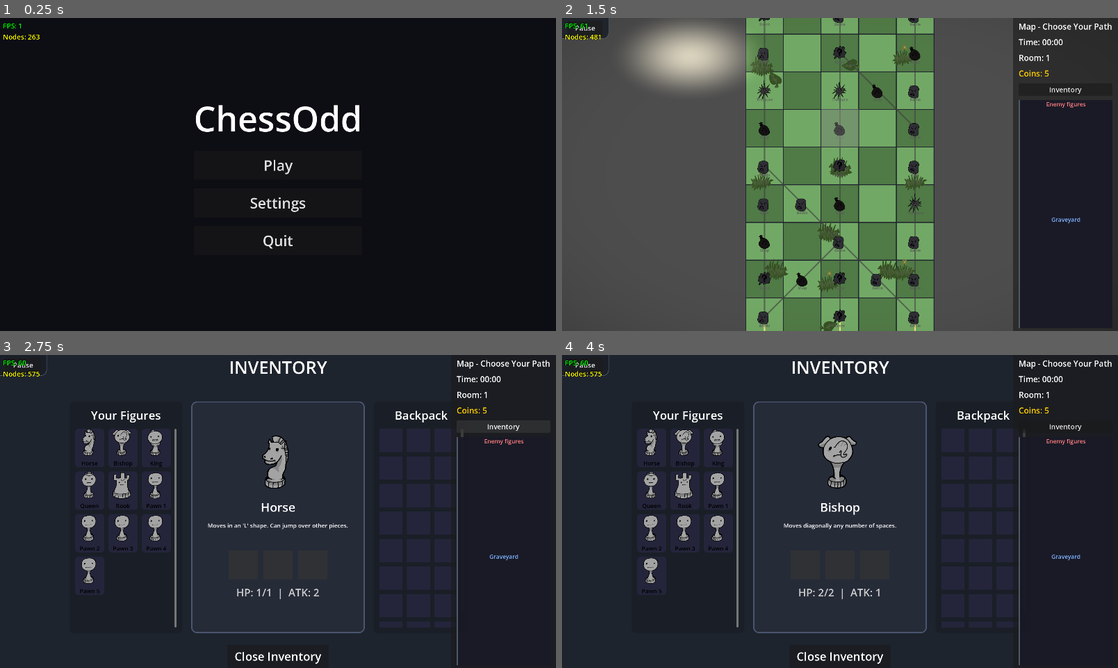
Above: before the commit, frames 1-4 (two rows, left to right).
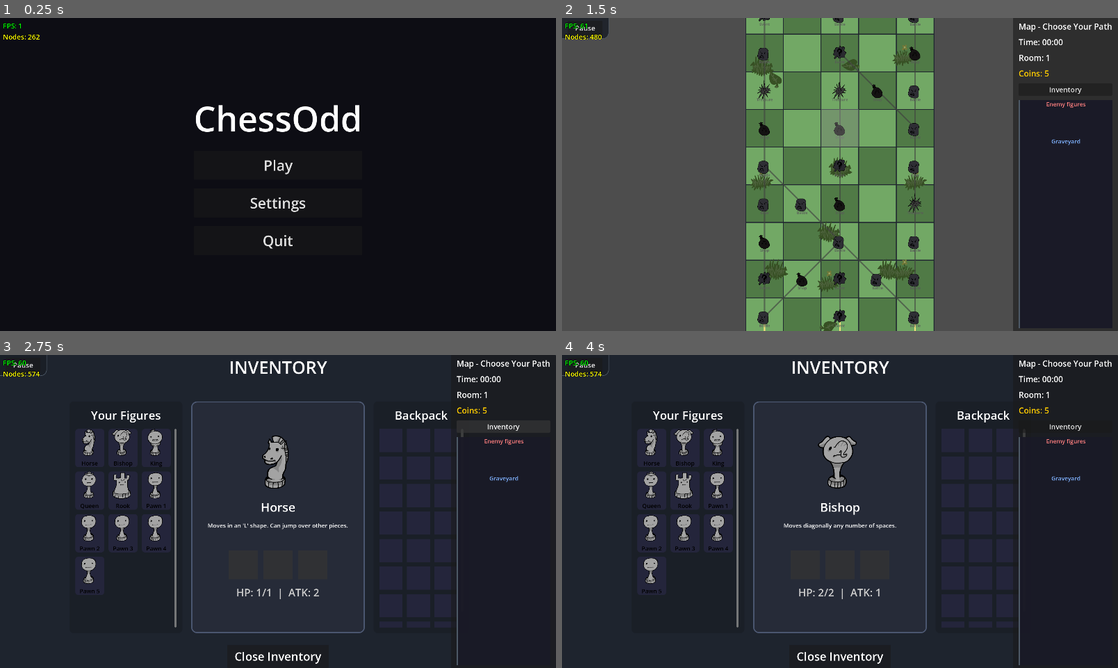
Above: after the commit, the same moments.

Repository: VAXVORTEX/Chessodd
Game: Godot game, scene res://Main.tscn
The game is run twice, just before and just after one commit, with the same random seed, the same clock (stepped at 60 frames per second) and the same inputs.
Inputs (mouse positions are in pixels of both pictures, inside the frame that each line leads up to):
- Up to frame 1 (0.25 s): no input
- Up to frame 2 (1.5 s): click "Play" at 0.5 s; click "Slot 1 - Empty" at 1.25 s
- Up to frame 3 (2.75 s): click "Inventory" at 2 s
- Up to frame 4 (4 s): click (650, 442) at 2.77 s; click (684, 442) at 3.52 s

The runs differ from the first frame. In frame 1, less than 0.1% of the frame differs, in the area x 6-8%, y 5-7%; in frame 2, 3.8%, in the area x 6-94%, y 1-66%; in frame 3, less than 0.1%; in frame 4, less than 0.1%.

Commit message:
fix: rename My figures to Your figures, fix graveyard spacing, fix HP/ATK text formatting, remove light shader

Diff:
--- a/Main.gd
+++ b/Main.gd
@@ -161,32 +161,7 @@
 	world_env.environment = env
 	add_child(world_env)
 
-	canvas_modulate = CanvasModulate.new()
-	var light_shader = ShaderMaterial.new()
-	light_shader.shader = Shader.new()
-	light_shader.shader.code = """
-shader_type canvas_item;
-uniform sampler2D screen_tex : hint_screen_texture, repeat_disable, filter_nearest;
-void fragment() {
-    vec3 c = texture(screen_tex, SCREEN_UV).rgb;
-    float dist = distance(SCREEN_UV, vec2(0.5, 0.5));
-    float vignette = smoothstep(0.4, 1.2, dist) * 0.45;
-    // Move sun slowly across the board diagonally like a real light source
-    vec2 sun_pos = vec2(0.2 + mod(TIME * 0.02, 0.6), 0.1 + mod(TIME * 0.015, 0.4));
-    float sun_dist = distance(SCREEN_UV, sun_pos);
-    float sun = (1.0 - smoothstep(0.0, 0.15, sun_dist)) * 0.55; // Much smaller, sharper, brighter
-    c = mix(c, vec3(0.0), vignette);
-    c = c + vec3(1.0, 0.95, 0.8) * sun;
-    COLOR = vec4(c, 1.0);
-}
-"""
-	var screen_rect = ColorRect.new()
-	screen_rect.material = light_shader
-	screen_rect.size = Vector2(2560, 1440) # Ensure it's large enough to cover the screen
-	screen_rect.position = Vector2(-200, -200)
-	screen_rect.mouse_filter = Control.MOUSE_FILTER_IGNORE
-	screen_rect.z_index = 4000
-	add_child(screen_rect)
+
 
 	clouds_rect = TextureRect.new()
 	clouds_rect.mouse_filter = Control.MOUSE_FILTER_IGNORE
@@ -2127,7 +2102,7 @@
 	info_stats.modulate.a = 1
 	info_item_slots.modulate.a = 1
 
-	info_stats.text = "HP: 0/%d\nATK: 0" % [max_hp]
+	info_stats.text = "0 HP   0 ATK"
 	if dead.is_player:
 		info_stats.set("theme_override_colors/font_color", Color(0.4, 0.8, 1.0))
 	else:
@@ -2232,10 +2207,10 @@
 
 			if has_stacked:
 				var count = found.get_meta("stacked_checker_count")
-				info_stats.text = "HP: %d/%d + %d/%d   ATK: %d + %d" % [count, count, found.current_hp, found.max_hp, count, found.attack_damage - count]
+				info_stats.text = "%d+%d HP   %d+%d ATK" % [found.current_hp, count, found.attack_damage - count, count]
 				desc = "Stacked Checker: Moves 1 step orthogonally. Can be stacked under another piece for +1 ATK and a 1-hit shield.\n\n" + desc
 			else:
-				info_stats.text = "HP: %d/%d   ATK: %d" % [found.current_hp, found.max_hp, found.attack_damage]
+				info_stats.text = "%d HP   %d ATK" % [found.current_hp, found.attack_damage]
 
 			# Setup stacked checker icon in preview
 			if has_stacked:
--- a/scripts/UIBuilder.gd
+++ b/scripts/UIBuilder.gd
@@ -747,7 +747,6 @@
 	gy_vbox.add_child(enemy_gy_title)
 
 	var egy_scroll = ScrollContainer.new()
-	egy_scroll.size_flags_vertical = Control.SIZE_EXPAND_FILL
 	egy_scroll.custom_minimum_size = Vector2(0, 80)
 	egy_scroll.horizontal_scroll_mode = ScrollContainer.SCROLL_MODE_AUTO
 	egy_scroll.vertical_scroll_mode = ScrollContainer.SCROLL_MODE_DISABLED
@@ -755,18 +754,16 @@
 
 	main.enemy_graveyard_container = HBoxContainer.new()
 	main.enemy_graveyard_container.add_theme_constant_override("separation", -64)
-	main.enemy_graveyard_container.size_flags_vertical = Control.SIZE_EXPAND_FILL
 	egy_scroll.add_child(main.enemy_graveyard_container)
 
 	main.lbl_graveyard_title = Label.new()
-	main.lbl_graveyard_title.text = "My figures"
+	main.lbl_graveyard_title.text = "Your figures"
 	main.lbl_graveyard_title.horizontal_alignment = HORIZONTAL_ALIGNMENT_CENTER
 	main.lbl_graveyard_title.set("theme_override_colors/font_color", Color(0.5, 0.7, 1.0))
 	main.lbl_graveyard_title.set("theme_override_font_sizes/font_size", 20)
 	gy_vbox.add_child(main.lbl_graveyard_title)
 
 	var gy_scroll = ScrollContainer.new()
-	gy_scroll.size_flags_vertical = Control.SIZE_EXPAND_FILL
 	gy_scroll.custom_minimum_size = Vector2(0, 80)
 	gy_scroll.horizontal_scroll_mode = ScrollContainer.SCROLL_MODE_AUTO
 	gy_scroll.vertical_scroll_mode = ScrollContainer.SCROLL_MODE_DISABLED
@@ -774,7 +771,6 @@
 
 	main.graveyard_container = HBoxContainer.new()
 	main.graveyard_container.add_theme_constant_override("separation", -64)
-	main.graveyard_container.size_flags_vertical = Control.SIZE_EXPAND_FILL
 	gy_scroll.add_child(main.graveyard_container)
 
 	main.ui_layer.move_child(hud_panel, -1)
